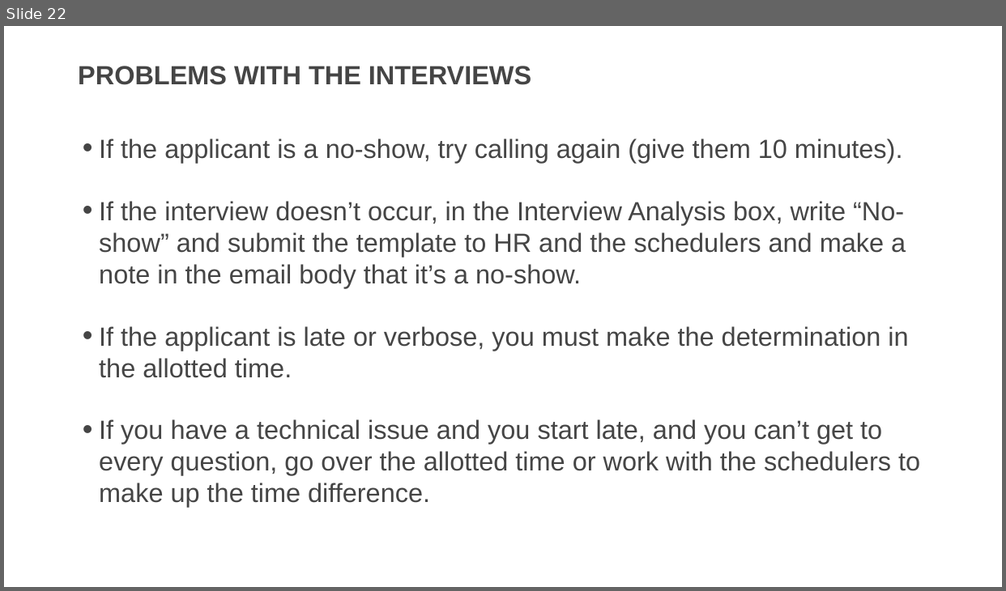
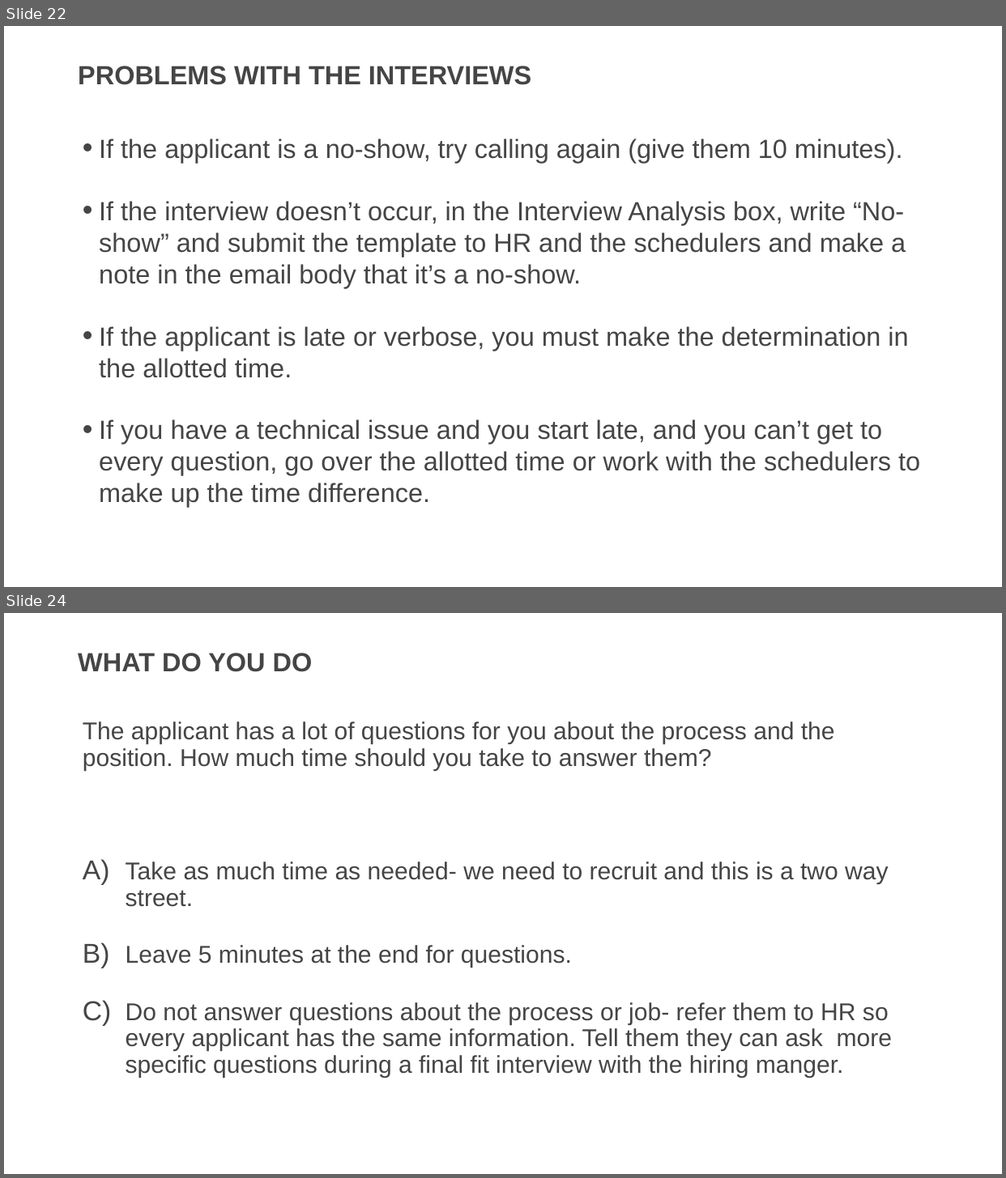
Before and after one commit to usds/SME-QA-Website, a slide deck: toolkit/phone-assessment-interviews/phone-interview-training-presentation.pptx. Shown one above the other, each under a label of ours: slide 22 before the commit, slides 22 and 24 after it; the slides between them are not shown. The pictures are 1006x591 and 1006x1178 pixels, drawn with LibreOffice and Linux fonts; fonts in the diff are those of the drawing. Boxes give left, top, right and bottom in pixels: in the first picture for what was removed or moved away, otherwise in the second. Text is boxed around its words. In the diff, an @@ line names an element or a change of style, - is before the commit and + after.

```diff
--- a/toolkit/phone-assessment-interviews/phone-interview-training-presentation.pptx
+++ b/toolkit/phone-assessment-interviews/phone-interview-training-presentation.pptx
@@ slide 24 added at [4, 613, 1002, 1174], background #FFFFFF @@
@@ title added at [78, 653, 313, 672], 36 pt, text #454545, bold @@
+WHAT DO YOU DO
@@ text added at [83, 722, 892, 1078], 33.3 pt, text #454545 @@
+The applicant has a lot of questions for you about the process and the position. How much time should you take to answer them?
+A) Take as much time as needed- we need to recruit and this is a two way street.
+B) Leave 5 minutes at the end for questions.
+C) Do not answer questions about the process or job- refer them to HR so every applicant has the same information. Tell them they can ask more specific questions during a final fit interview with the hiring manger.
```
Also in this commit, not shown: 2 other slides added.
